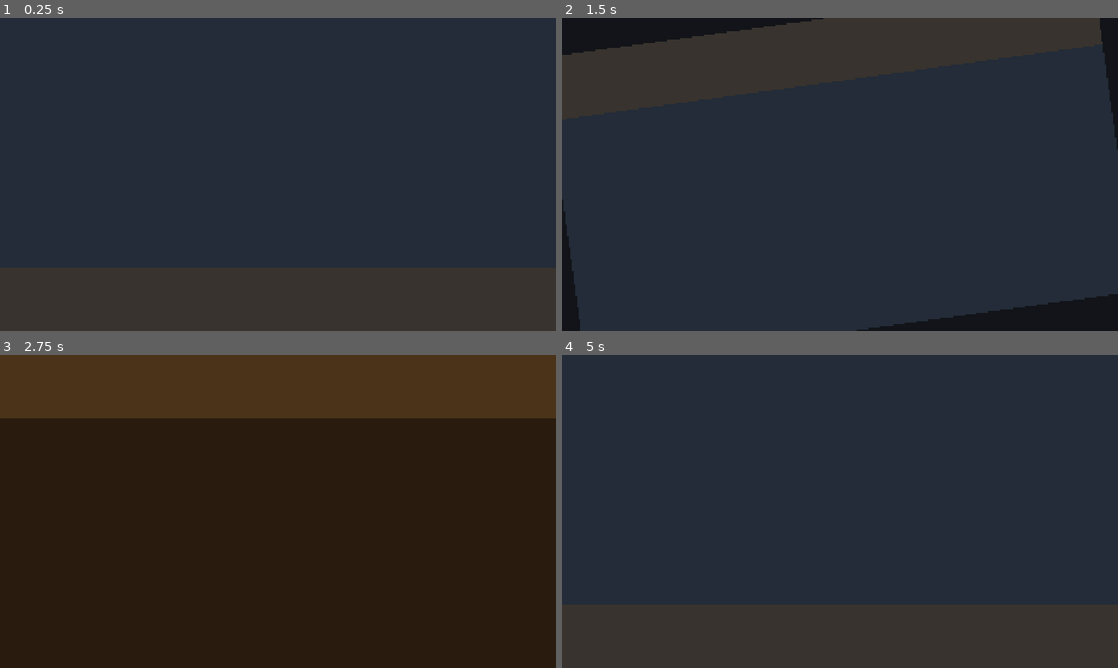
Above: before the commit, frames 1-4 (two rows, left to right).
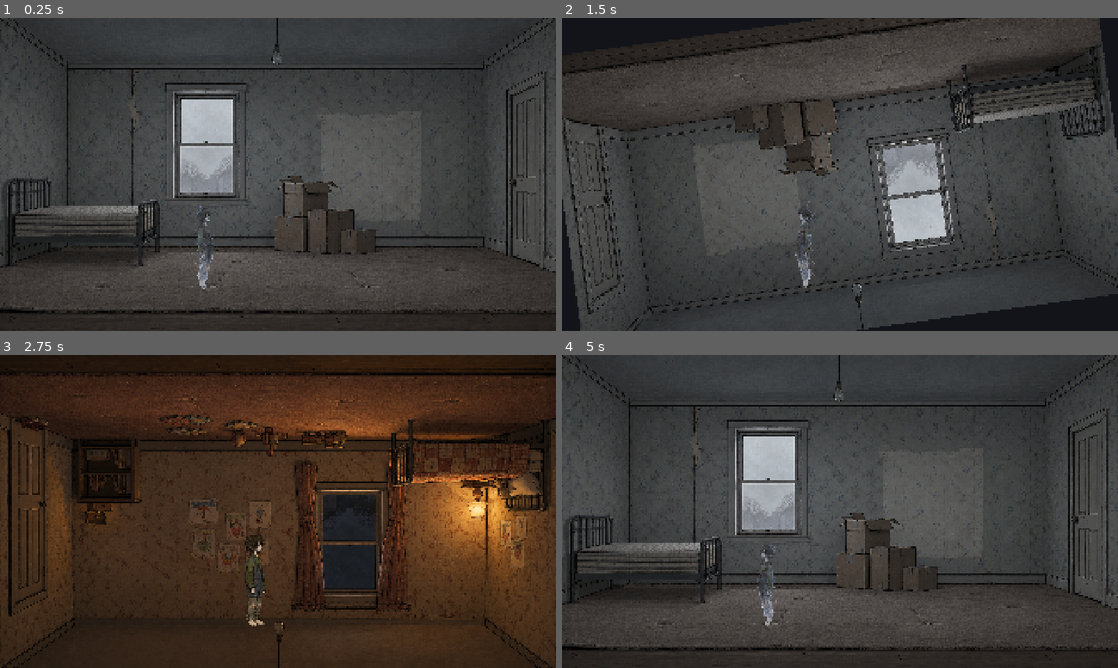
Above: after the commit, the same moments.

Repository: narasimhareddyvalam/walker-houseghost-narasimha-v
Game: Godot game, scene res://scenes/Bedroom.tscn
Two runs of this game, one before a commit and one after it. Both use one fixed random seed, a clock stepped at 60 frames per second and the inputs below.
Inputs:
- Up to frame 1 (0.25 s): no input
- Up to frame 2 (1.5 s): tap Enter at 0.5 s; hold Right (move_right) 0.53-1.28 s; hold Space (flip_world) 0.53-1.28 s; hold Left (move_left) from 1.28 s (still down); tap Space (flip_world) at 1.35 s
- Up to frame 3 (2.75 s): release Left (move_left) at 2.03 s; hold Right (move_right) from 2.03 s (still down); hold Space (flip_world) from 2.03 s (still down)
- Up to frame 4 (5 s): release Space (flip_world) at 2.78 s; tap Space (flip_world) at 2.85, 4.35 s; release Right (move_right) at 3.53 s; hold Space (flip_world) 3.53-4.28 s; hold Left (move_left) from 3.53 s (still down)

The runs differ from the first frame. In frame 1, 52% of the frame differs, in the area x 0-100%, y 0-100%; in frame 2, 51%; in frame 3, 47%; in frame 4, 52%.

Commit message:
Put the real art in the slice; the room turns over, the boy does not
The bedroom renders in both states and the flip swaps room and
character state together. Fixes the player being thrown off-screen: the
floor used a WorldBoundaryShape2D whose distance is measured along its
normal, which points up, so the plane landed at y=-940; an explicit
rectangle floor replaces it. Adds in-engine captures of upright,
mid-flip and inverted as the first test-report evidence.

Co-Authored-By: Claude Opus 5 (1M context) <noreply@anthropic.com>

Diff:
--- a/godot/scenes/Bedroom.tscn
+++ b/godot/scenes/Bedroom.tscn
@@ -1,6 +1,15 @@
-[gd_scene load_steps=2 format=3 uid="uid://bhghost0slice"]
+[gd_scene load_steps=7 format=3 uid="uid://bhghost0slice"]
 
 [ext_resource type="Script" path="res://scripts/world.gd" id="1_world"]
+[ext_resource type="Texture2D" path="res://assets/art/env_room_empty.png" id="2_empty"]
+[ext_resource type="Texture2D" path="res://assets/art/env_room_memory.png" id="3_memory"]
+[ext_resource type="PackedScene" path="res://scenes/Player.tscn" id="4_player"]
+
+[sub_resource type="RectangleShape2D" id="Floor_1"]
+size = Vector2(2400, 200)
+
+[sub_resource type="RectangleShape2D" id="Wall_1"]
+size = Vector2(40, 1200)
 
 [node name="Bedroom" type="Node2D"]
 script = ExtResource("1_world")
@@ -8,33 +17,30 @@
 [node name="WorldRoot" type="Node2D" parent="."]
 position = Vector2(960, 540)
 
-[node name="Rooms" type="Node2D" parent="WorldRoot"]
+[node name="RoomUpright" type="Sprite2D" parent="WorldRoot"]
+scale = Vector2(1.14833, 1.14833)
+texture = ExtResource("2_empty")
 
-[node name="RoomUpright" type="ColorRect" parent="WorldRoot/Rooms"]
-offset_left = -960.0
-offset_top = -540.0
-offset_right = 960.0
-offset_bottom = 540.0
-color = Color(0.137, 0.173, 0.22, 1)
+[node name="RoomMemory" type="Sprite2D" parent="WorldRoot"]
+visible = false
+scale = Vector2(1.14833, 1.14833)
+texture = ExtResource("3_memory")
 
-[node name="Floor" type="ColorRect" parent="WorldRoot/Rooms/RoomUpright"]
-offset_left = 0.0
-offset_top = 860.0
-offset_right = 1920.0
-offset_bottom = 1080.0
-color = Color(0.22, 0.2, 0.18, 1)
+[node name="Solids" type="StaticBody2D" parent="."]
+collision_layer = 1
+collision_mask = 0
 
-[node name="RoomInverted" type="ColorRect" parent="WorldRoot/Rooms"]
-visible = false
-offset_left = -960.0
-offset_top = -540.0
-offset_right = 960.0
-offset_bottom = 540.0
-color = Color(0.16, 0.11, 0.06, 1)
+[node name="Floor" type="CollisionShape2D" parent="Solids"]
+position = Vector2(960, 1040)
+shape = SubResource("Floor_1")
 
-[node name="Floor" type="ColorRect" parent="WorldRoot/Rooms/RoomInverted"]
-offset_left = 0.0
-offset_top = 860.0
-offset_right = 1920.0
-offset_bottom = 1080.0
-color = Color(0.29, 0.2, 0.1, 1)
+[node name="WallLeft" type="CollisionShape2D" parent="Solids"]
+position = Vector2(230, 540)
+shape = SubResource("Wall_1")
+
+[node name="WallRight" type="CollisionShape2D" parent="Solids"]
+position = Vector2(1690, 540)
+shape = SubResource("Wall_1")
+
+[node name="Player" parent="." instance=ExtResource("4_player")]
+position = Vector2(700, 940)
--- /dev/null
+++ b/godot/scenes/Player.tscn
@@ -0,0 +1,21 @@
+[gd_scene load_steps=4 format=3 uid="uid://bhghostplayer"]
+
+[ext_resource type="Script" path="res://scripts/player.gd" id="1_player"]
+[ext_resource type="Texture2D" path="res://assets/art/char_ghost.png" id="2_ghost"]
+
+[sub_resource type="CapsuleShape2D" id="CapsuleShape2D_1"]
+radius = 20.0
+height = 80.0
+
+[node name="Player" type="CharacterBody2D"]
+collision_layer = 2
+collision_mask = 1
+script = ExtResource("1_player")
+
+[node name="Sprite2D" type="Sprite2D" parent="."]
+texture = ExtResource("2_ghost")
+offset = Vector2(0, -160)
+
+[node name="CollisionShape2D" type="CollisionShape2D" parent="."]
+position = Vector2(0, -40)
+shape = SubResource("CapsuleShape2D_1")
--- a/godot/scripts/world.gd
+++ b/godot/scripts/world.gd
@@ -1,7 +1,13 @@
 extends Node2D
 ## Night 1 slice. Owns which way up the world is and announces changes.
+##
+## The room turns over; the boy does not. He stays upright and his controls
+## never reverse, so after a flip he is walking the ceiling of the room as he
+## remembers it — which is what the concept describes a ghost doing.
+##
 ## Sound never decides state here: every audio cue listens to a signal that is
-## emitted after the state has already changed.
+## emitted after the state has already changed, so a muted or missing sound
+## cannot alter what the game does.
 
 signal world_flipped(is_inverted: bool)
 
@@ -11,8 +17,13 @@
 var _flipping := false
 
 @onready var _world_root: Node2D = $WorldRoot
-@onready var _room_upright: ColorRect = $WorldRoot/Rooms/RoomUpright
-@onready var _room_inverted: ColorRect = $WorldRoot/Rooms/RoomInverted
+@onready var _room_upright: Sprite2D = $WorldRoot/RoomUpright
+@onready var _room_memory: Sprite2D = $WorldRoot/RoomMemory
+@onready var _player: CharacterBody2D = $Player
+
+
+func _ready() -> void:
+	world_flipped.connect(_player.set_inverted)
 
 
 func _unhandled_input(event: InputEvent) -> void:
@@ -31,7 +42,7 @@
 	is_inverted = not is_inverted
 
 	_room_upright.visible = not is_inverted
-	_room_inverted.visible = is_inverted
+	_room_memory.visible = is_inverted
 	world_flipped.emit(is_inverted)
 
 	var target_rotation := PI if is_inverted else 0.0
--- /dev/null
+++ b/godot/tests/capture_frames.gd
@@ -0,0 +1,18 @@
+extends SceneTree
+func _init():
+	await process_frame
+	var scene = load("res://scenes/Bedroom.tscn").instantiate()
+	root.add_child(scene)
+	for i in 15: await process_frame
+	_shot("01-upright-ghost")
+	scene.flip()
+	for i in 20: await process_frame
+	_shot("02-midflip")
+	for i in 50: await process_frame
+	_shot("03-inverted-remembered")
+	print("player state after flip: ", scene.get_node("Player").state)
+	quit()
+
+func _shot(name):
+	root.get_viewport().get_texture().get_image().save_png("res://../evidence/%s.png" % name)
+	print("saved ", name)
Not shown, added: godot/assets/art/char_ghost.png.import
Not shown, added: godot/assets/art/char_remembered.png.import
Not shown, added: godot/assets/art/env_room_empty.png.import
Not shown, added: godot/assets/art/env_room_memory.png.import
Not shown, added: godot/scripts/player.gd.uid
Not shown, added: godot/scripts/world.gd.uid
Not shown, changed: .gitignore
Not shown, added: evidence/01-upright-ghost.png
Not shown, added: evidence/02-midflip.png
Not shown, added: evidence/03-inverted-remembered.png
